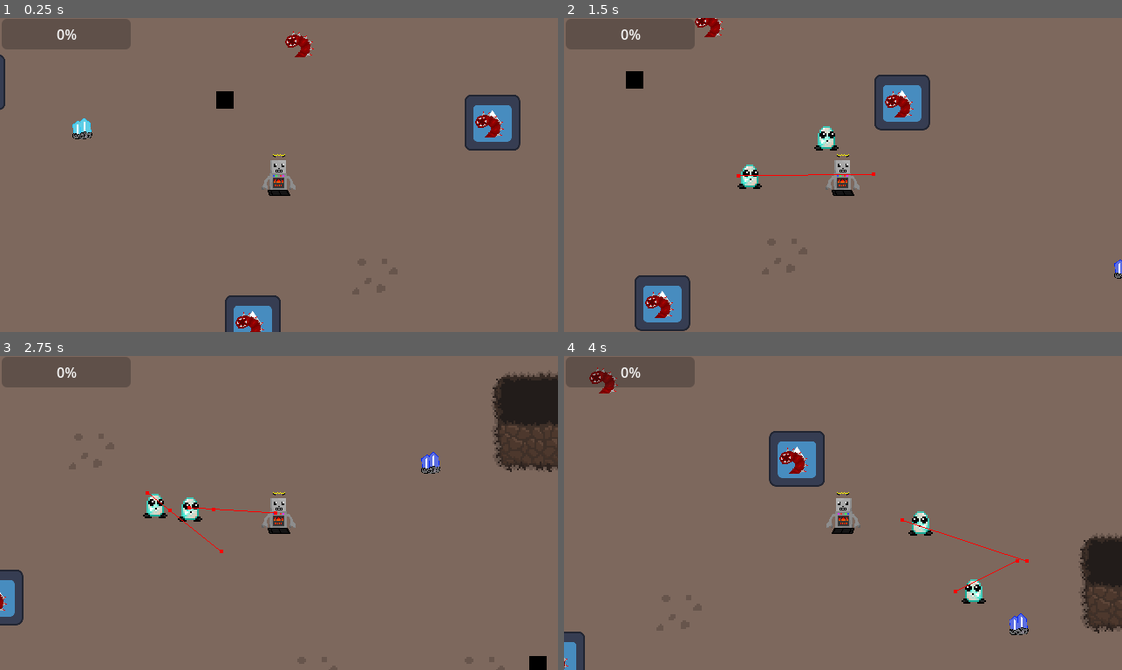
Above: before the commit, frames 1-4 (two rows, left to right).
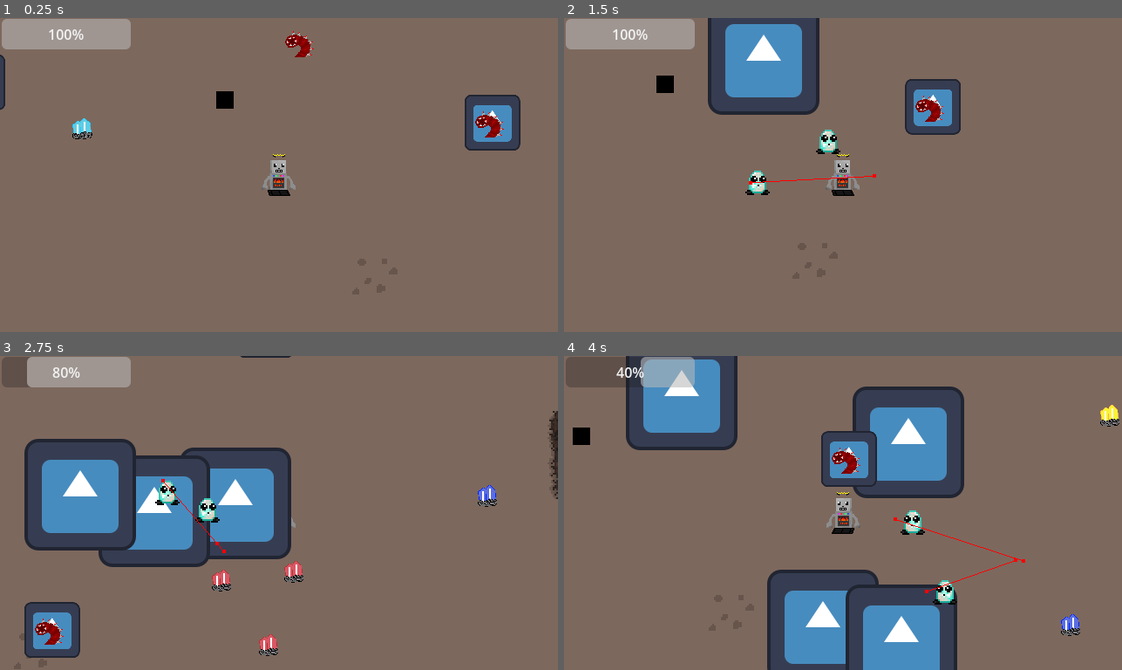
Above: after the commit, the same moments.

Repository: TNT-A/godot-baubleheads-project
Game: Godot game, scene res://testing/testing.tscn
Two runs of this game, one before a commit and one after it. Both use one fixed random seed, a clock stepped at 60 frames per second and the inputs below. The engine's default icon, where the game draws it, is replaced by a stand-in: a white triangle on a blue panel in a dark square.
Inputs (mouse positions are in pixels of both pictures, inside the frame that each line leads up to):
- Up to frame 1 (0.25 s): no input
- Up to frame 2 (1.5 s): tap Enter at 0.5 s; move the mouse to (965, 159) at 0.52 s; hold D (Move_Right) 0.53-1.28 s; tap Shift (Run) at 0.6 s; move the mouse to (731, 190) at 1.27 s; hold S (Move_Down) from 1.28 s (still down); tap Space (Baublehead_Call) at 1.35 s
- Up to frame 3 (2.75 s): tap Shift (Run) at 1.55, 2.3 s; move the mouse to (334, 443) at 2.02 s; release S (Move_Down) at 2.03 s; hold D (Move_Right) from 2.03 s (still down); tap Backspace (Crackhead_Call) at 2.1 s
- Up to frame 4 (4 s): move the mouse to (815, 575) at 2.77 s; release D (Move_Right) at 2.78 s; hold W (Move_Up) 2.78-3.53 s; click (815, 575) at 2.85 s; tap Shift (Run) at 3.05, 3.8 s; move the mouse to (1010, 560) at 3.52 s; hold A (Move_Left) from 3.53 s (still down); hold Right mouse button (Player_Ability_2) from 3.53 s (still down)

The runs differ from the first frame. In frame 1, 3.4% of the frame differs, in the area x 0-51%, y 0-100%; in frame 2, 14%; in frame 3, 26%; in frame 4, 30%, in the area x 0-100%, y 0-100%.

Commit message:
Everything saves and loads correctly whenever you leave a level

Diff:
--- a/Baubles/baublehead.gd
+++ b/Baubles/baublehead.gd
@@ -20,14 +20,13 @@
 var damage : int = 1
 
 func _ready() -> void:
-	speed = player.speed
+	speed = player.stats.speed
 	if type == null:
 		type = load("res://Baubles/bauble_resources/diamond_bauble.tres")
 	$Sprite2D.texture = type.sprite
 	$Sprite2D.scale = Vector2(2,2)
 	self.position = random_location(player.position, 30.0)
 	emit_signal("on_spawned", self)
-	pass
 
 func _physics_process(delta: float) -> void:
 	lose_enemy()
--- a/Enemies/Earthworm/Earthworm.tscn
+++ b/Enemies/Earthworm/Earthworm.tscn
@@ -20,7 +20,7 @@
 size = Vector2(25.5, 25)
 
 [sub_resource type="CircleShape2D" id="CircleShape2D_qvyj8"]
-radius = 157.537
+radius = 371.163
 
 [node name="Earthworm" type="CharacterBody2D" groups=["enemy"]]
 script = ExtResource("1_ebkfr")
--- a/Enemies/Earthworm/crackscript.gd
+++ b/Enemies/Earthworm/crackscript.gd
@@ -9,10 +9,8 @@
 
 
 # Called every frame. 'delta' is the elapsed time since the previous frame.
-func _process(delta):
-
+func _physics_process(delta: float) -> void:
 	global_position -= move*4
-
 	pass
 
 
--- a/Enemies/Earthworm/earthworm.gd
+++ b/Enemies/Earthworm/earthworm.gd
@@ -24,18 +24,13 @@
 func state_transitions():
 	if playerCrackable:
 		state = States.ATTACK
-
-
 	elif true: #change conditional later
 		state = States.MOVE
 
 func state_functions():
 	if state == States.ATTACK:
-
 		if $TimerAttackCooldown.is_stopped():
-
 			$TimerAttackCooldown.wait_time = randf_range(1.2, 2.0)
-
 			$TimerAttackCooldown.start()
 		if attack_time:
 			shoot()
@@ -57,23 +52,13 @@
 func die():
 	queue_free()
 
-
-
-
-
-
 func _on_timer_attack_cooldown_timeout():
 	if playerCrackable:
 		attack_time = true
-	print(attack_time)
-
 
 func _on_area_2d_body_shape_entered(body_rid, body: Node2D, body_shape_index, local_shape_index):
 	if body == Global.player:
 		playerCrackable = true
-		print("player on crack")
-	pass # Replace with function body.
-
 
 func _on_area_2d_body_shape_exited(body_rid, body: Node2D, body_shape_index, local_shape_index):
 	if body == Global.player:
@@ -81,6 +66,3 @@
 		$TimerAttackCooldown.stop()
 		$TimerAttackCooldown.wait_time = randf_range(1.2, 2.0)
 		attack_time = false
-		print("player no longer being cracked")
-
-	pass # Replace with function body.
--- a/Inventory/inventory.gd
+++ b/Inventory/inventory.gd
@@ -34,12 +34,26 @@
 }
 
 func _ready() -> void:
+	SignalBus.item_used.connect(use_item)
 	SignalBus.picked_up.connect(recieve_item)
+	reset_inventory()
+	set_inventory()
 
 func _physics_process(delta: float) -> void:
-	organize_inventory()
+	organize_party()
 
-func organize_inventory():
+func set_inventory():
+	for item in inventory:
+		if Global.pickup_inventory[item] > 0:
+			var item_count = Global.pickup_inventory[item]
+			for number in item_count:
+				add_item(item)
+
+func reset_inventory():
+	for item in inventory:
+		inventory[item] = 0
+
+func organize_party():
 	for slot in partySlots:
 		var global_inventory_slot
 		var global_type_in_slot = null
@@ -71,9 +85,17 @@
 			found_slot = find_empty_slot()
 	return found_slot.slot_number
 
+func use_item(item_resource, slot):
+	var item_type = item_resource.type
+	inventory[item_type] -=1
+
 func recieve_item(item_resource):
 	var target_slot : int
 	if item_resource:
 		inventory[item_resource.type] += 1
 		target_slot = find_slot_with_item(item_resource.type)
 		SignalBus.item_added.emit(item_resource, target_slot)
+
+func add_item(string_type):
+	var item_to_add = load("res://pickups/pickup_resource/item_" + string_type+ ".tres")
+	recieve_item(item_to_add)
--- a/Maps/cave_tilemap.tscn
+++ b/Maps/cave_tilemap.tscn
@@ -1,8 +1,12 @@
-[gd_scene load_steps=5 format=4 uid="uid://dnlsiamufqhvp"]
+[gd_scene load_steps=9 format=4 uid="uid://dnlsiamufqhvp"]
 
 [ext_resource type="TileSet" uid="uid://3fxl7giqa67u" path="res://cave_tileset.tres" id="1_ho417"]
 [ext_resource type="PackedScene" uid="uid://cneonblq7tq5d" path="res://enemy_spawner.tscn" id="2_vrnme"]
 [ext_resource type="PackedScene" uid="uid://02aewb52n510" path="res://floor_exit.tscn" id="3_f8v0e"]
+[ext_resource type="PackedScene" uid="uid://bmgdfffipgdik" path="res://pickups/gemstone_pickup.tscn" id="4_aontj"]
+[ext_resource type="Resource" uid="uid://ctnhj85v2swgr" path="res://pickups/pickup_resource/item_sapphire.tres" id="5_bi6c3"]
+[ext_resource type="Resource" uid="uid://bnqkjk51xm27m" path="res://pickups/pickup_resource/item_ruby.tres" id="6_dgtj2"]
+[ext_resource type="Resource" uid="uid://ewck2wib7hun" path="res://pickups/pickup_resource/item_topaz.tres" id="7_ojrgi"]
 
 [sub_resource type="NavigationPolygon" id="NavigationPolygon_rbath"]
 vertices = PackedVector2Array(87, -40, -656.617, -40, -656.281, -85.0625, 87, -86.2734, 1111, -40, 359, -40, 359, -86.7 …(336 unchanged characters)…
@@ -25,7 +29,43 @@
 navigation_polygon = SubResource("NavigationPolygon_rbath")
 
 [node name="EnemySpawner" parent="." instance=ExtResource("2_vrnme")]
-position = Vector2(208, 478)
+position = Vector2(211, 757)
 
 [node name="FloorExit" parent="." instance=ExtResource("3_f8v0e")]
-position = Vector2(850, 659)
+position = Vector2(897, 754)
+
+[node name="GemstonePickup" parent="." instance=ExtResource("4_aontj")]
+position = Vector2(-333, 263)
+item_resource = ExtResource("5_bi6c3")
+
+[node name="GemstonePickup2" parent="." instance=ExtResource("4_aontj")]
+position = Vector2(-416, 273)
+item_resource = ExtResource("5_bi6c3")
+
+[node name="GemstonePickup3" parent="." instance=ExtResource("4_aontj")]
+position = Vector2(-362, 347)
+item_resource = ExtResource("5_bi6c3")
+
+[node name="GemstonePickup4" parent="." instance=ExtResource("4_aontj")]
+position = Vector2(515, 526)
+item_resource = ExtResource("6_dgtj2")
+
+[node name="GemstonePickup5" parent="." instance=ExtResource("4_aontj")]
+position = Vector2(432, 536)
+item_resource = ExtResource("6_dgtj2")
+
+[node name="GemstonePickup6" parent="." instance=ExtResource("4_aontj")]
+position = Vector2(486, 610)
+item_resource = ExtResource("6_dgtj2")
+
+[node name="GemstonePickup7" parent="." instance=ExtResource("4_aontj")]
+position = Vector2(865, 189)
+item_resource = ExtResource("7_ojrgi")
+
+[node name="GemstonePickup8" parent="." instance=ExtResource("4_aontj")]
+position = Vector2(782, 199)
+item_resource = ExtResource("7_ojrgi")
+
+[node name="GemstonePickup9" parent="." instance=ExtResource("4_aontj")]
+position = Vector2(836, 273)
+item_resource = ExtResource("7_ojrgi")
--- a/baubles/baublehead.gd
+++ b/baubles/baublehead.gd
@@ -20,14 +20,13 @@
 var damage : int = 1
 
 func _ready() -> void:
-	speed = player.speed
+	speed = player.stats.speed
 	if type == null:
 		type = load("res://Baubles/bauble_resources/diamond_bauble.tres")
 	$Sprite2D.texture = type.sprite
 	$Sprite2D.scale = Vector2(2,2)
 	self.position = random_location(player.position, 30.0)
 	emit_signal("on_spawned", self)
-	pass
 
 func _physics_process(delta: float) -> void:
 	lose_enemy()
--- a/enemies/earthworm/Earthworm.tscn
+++ b/enemies/earthworm/Earthworm.tscn
@@ -20,7 +20,7 @@
 size = Vector2(25.5, 25)
 
 [sub_resource type="CircleShape2D" id="CircleShape2D_qvyj8"]
-radius = 157.537
+radius = 371.163
 
 [node name="Earthworm" type="CharacterBody2D" groups=["enemy"]]
 script = ExtResource("1_ebkfr")
--- a/enemies/earthworm/earthworm.gd
+++ b/enemies/earthworm/earthworm.gd
@@ -24,18 +24,13 @@
 func state_transitions():
 	if playerCrackable:
 		state = States.ATTACK
-
-
 	elif true: #change conditional later
 		state = States.MOVE
 
 func state_functions():
 	if state == States.ATTACK:
-
 		if $TimerAttackCooldown.is_stopped():
-
 			$TimerAttackCooldown.wait_time = randf_range(1.2, 2.0)
-
 			$TimerAttackCooldown.start()
 		if attack_time:
 			shoot()
@@ -57,23 +52,13 @@
 func die():
 	queue_free()
 
-
-
-
-
-
 func _on_timer_attack_cooldown_timeout():
 	if playerCrackable:
 		attack_time = true
-	print(attack_time)
-
 
 func _on_area_2d_body_shape_entered(body_rid, body: Node2D, body_shape_index, local_shape_index):
 	if body == Global.player:
 		playerCrackable = true
-		print("player on crack")
-	pass # Replace with function body.
-
 
 func _on_area_2d_body_shape_exited(body_rid, body: Node2D, body_shape_index, local_shape_index):
 	if body == Global.player:
@@ -81,6 +66,3 @@
 		$TimerAttackCooldown.stop()
 		$TimerAttackCooldown.wait_time = randf_range(1.2, 2.0)
 		attack_time = false
-		print("player no longer being cracked")
-
-	pass # Replace with function body.
--- a/floor_exit.gd
+++ b/floor_exit.gd
@@ -6,12 +6,11 @@
 func transition_scenes():
 	SignalBus.emit_signal("scene_transition")
 
-#func check_if_open():
-	#pass
-
 func _on_body_entered(body: Node2D) -> void:
 	if body == player:
 		if exit_open == true:
 			transition_scenes()
+			#print("transitioning")
 		else:
-			print("L bozo")
+			#print("L bozo")
+			pass
--- a/globals/bauble_manager.gd
+++ b/globals/bauble_manager.gd
@@ -12,6 +12,19 @@
 	"opal" : "res://Baubles/bauble_resources/opal_bauble.tres",
 	"diamond" : "res://Baubles/bauble_resources/diamond_bauble.tres",
 	}
+
+var saved_baubles : Array = [
+	null,
+	null,
+	null,
+	null,
+	null,
+	null,
+	null,
+	null,
+	null,
+	null,
+]
 
 var bauble_inventory : Array = [
 	null,
@@ -31,13 +44,14 @@
 	pass
 
 func _physics_process(delta: float) -> void:
+	main = get_tree().current_scene
 	if Input.is_action_just_pressed("Baublehead_Call"):
 		var current_index = find_empty_slot()
 		if current_index is int and current_index < 10:
 			spawn_bauble("opal", current_index)
 	if Input.is_action_just_pressed("Baublehead_Kill"):
 		var current_index = find_full_slot()
-		print(current_index)
+		#print(current_index)
 		if current_index is int and current_index < 10:
 			despawn_bauble(current_index)
 	if Input.is_action_just_pressed("Run"):
@@ -54,7 +68,7 @@
 func find_full_slot():
 	var current_index
 	for slot in bauble_inventory:
-		if slot is not Node:
+		if slot is not Node: # slot == null:
 			pass
 		elif slot is Node:
 			current_index = bauble_inventory.find(slot)
@@ -64,6 +78,21 @@
 func determine_bauble_control(item, party_slot):
 	var item_type = item.type
 	replace_bauble(item_type, party_slot)
+
+func refill_party():
+	main = get_tree().current_scene
+	var slot_count = bauble_inventory.size()
+	for index in slot_count:
+		#var index = saved_baubles.find(bauble)
+		var bauble = saved_baubles[index]
+		if saved_baubles[index] != null:
+			spawn_bauble(bauble, index)
+			#print("real")
+		elif saved_baubles[index] == null:
+			bauble_inventory[index] = null
+			#print("ICANT")
+	#print("refill done")
+	#print(bauble_inventory)
 
 func spawn_bauble(type_of_bauble, slot):
 	var new_bauble = bauble_scene.instantiate()
@@ -89,4 +118,5 @@
 	elif bauble_inventory[slot] == null:
 		spawn_bauble(type_of_bauble, slot)
 	else:
-		print('Nothing to replace')
+		#print('Nothing to replace')
+		pass
--- a/globals/global.gd
+++ b/globals/global.gd
@@ -1,6 +1,21 @@
 extends Node
 
 var player
+
+var player_stats : Dictionary = {
+	max_health = 5,
+	health = 5,
+	speed = 200,
+}
+
+var pickup_inventory : Dictionary = {
+	"ruby" = 0,
+	"topaz" = 0,
+	"sapphire" = 0,
+	"emerald" = 0,
+	"opal" = 0,
+	"diamond" = 0,
+}
 
 func _ready() -> void:
 	pass
--- a/in_game_ui.gd
+++ b/in_game_ui.gd
@@ -9,7 +9,6 @@
 
 func _ready():
 	visible = true
-	SignalBus.scene_transition.connect(change_scene)
 	SignalBus.set_health_bar.connect(set_health_bar)
 	SignalBus.resume_game.connect(pauseMenu)
 	pause_menu.hide()
@@ -46,7 +45,3 @@
 		inventory_menu.show()
 		Engine.time_scale = 1
 	inventory = !inventory
-
-func change_scene():
-	print('ooga booga')
-	pass
--- a/level.gd
+++ b/level.gd
@@ -1,25 +1,57 @@
 extends Node2D
 
-@onready var player : Node = Global.player
+#@onready var player : Node = Global.player
+var current_player : Node
 var current_map : Node
+var current_ui : Node
 
-var this_scene : String = "res://level_manager.tscn"
+var this_scene : PackedScene = preload("res://level_manager.tscn")
 
 var player_scene : PackedScene = preload("res://player/player.tscn")
 var ui_scene : PackedScene = preload("res://in_game_ui.tscn")
 var map_scene : PackedScene
 
 func _ready() -> void:
+	print("level started")
 	SignalBus.scene_transition.connect(switch_maps)
 	choose_map()
+	create_game_scene()
+	BaubleManager.refill_party()
+
+func create_game_scene():
+	var new_ui = ui_scene.instantiate()
+	var new_player = player_scene.instantiate()
 	var new_area = map_scene.instantiate()
-	self.add_child(ui_scene.instantiate())
-	self.add_child(player_scene.instantiate())
+	self.add_child(new_ui)
+	self.add_child(new_player)
 	self.add_child(new_area)
 	current_map = new_area
+	current_player = new_player
+	current_ui = new_ui
 
 func choose_map():
 	map_scene = preload("res://Maps/cave_tilemap.tscn")
 
 func switch_maps():
-	get_tree().change_scene_to_file(this_scene)
+	save_player_stats()
+	save_baubles()
+	save_inventory()
+	get_tree().call_deferred("change_scene_to_packed", this_scene)
+
+func save_player_stats():
+	for stat in Global.player_stats:
+		Global.player_stats[stat] = current_player.stats[stat]
+
+func save_baubles():
+	for bauble in BaubleManager.bauble_inventory:
+		var target = bauble
+		var index = BaubleManager.bauble_inventory.find(bauble)
+		if target != null:
+			BaubleManager.saved_baubles[index] = BaubleManager.bauble_inventory[index].type.type
+		elif target == null:
+			BaubleManager.saved_baubles[index] = null
+
+func save_inventory():
+	var inventory = current_ui.get_child(3).inventory
+	for item in inventory:
+		Global.pickup_inventory[item] = inventory[item]
--- a/player/player.gd
+++ b/player/player.gd
@@ -1,24 +1,32 @@
 extends CharacterBody2D
 
-@export var speed : int = 200
 @export var acceleration : float = .1
 @export var deceleration : float = .1
 
-var health = Max_Health
-const Max_Health = 5
+@export var stats : Dictionary = {
+	max_health = 5,
+	health = 5,
+	speed = 200,
+}
 
 enum States {IDLE, WALKING, RUNNING}
 var state: States = States.IDLE
 
+func _ready() -> void:
+	Global.register_player(self)
+	set_stats()
+	SignalBus.emit_signal("set_health_bar", stats.max_health, stats.health)
+
+func set_stats():
+	Global.register_player(self)
+	for stat in stats:
+		stats[stat] = Global.player_stats[stat]
+
 func change_health(change):
-	health -= change
-	if health <= 0:
-		health = 0
-	SignalBus.emit_signal("set_health_bar", Max_Health, health)
-
-func _ready() -> void:
-	SignalBus.emit_signal("set_health_bar", Max_Health, health)
-	$"/root/Global".register_player(self)
+	stats.health -= change
+	if stats.health <= 0:
+		stats.health = 0
+	SignalBus.emit_signal("set_health_bar", stats.max_health, stats.health)
 
 func _physics_process(delta: float) -> void:
 	state_transition()
@@ -62,7 +70,7 @@
 func walk():
 	var direction : Vector2 = get_direction()
 	if direction.length() > 0:
-		velocity = velocity.lerp(direction.normalized() * speed, acceleration)
+		velocity = velocity.lerp(direction.normalized() * stats.speed, acceleration)
 	else:
 		velocity = velocity.lerp(Vector2.ZERO,deceleration)
 	if velocity.x > 0:
@@ -76,4 +84,3 @@
 	var enemy = area
 	if area.is_in_group("hurts_player"):
 		change_health(enemy.damage_dealt)
-		print(enemy.damage_dealt)
--- a/player/player.tscn
+++ b/player/player.tscn
@@ -15,7 +15,6 @@
 position = Vector2(543, 276)
 collision_mask = 2
 script = ExtResource("1_rjkni")
-speed = 250
 
 [node name="CollisionShape2D" type="CollisionShape2D" parent="."]
 position = Vector2(-1, 1)
--- a/testing/testing.tscn
+++ b/testing/testing.tscn
@@ -4,8 +4,8 @@
 [ext_resource type="Script" path="res://testing/testing.gd" id="1_8ocim"]
 [ext_resource type="PackedScene" uid="uid://dnlsiamufqhvp" path="res://Maps/cave_tilemap.tscn" id="2_ac32q"]
 [ext_resource type="PackedScene" uid="uid://s5mmhv02h0t8" path="res://in_game_ui.tscn" id="4_c0rjo"]
-[ext_resource type="PackedScene" uid="uid://e477mip5fnwt" path="res://Enemies/Earthworm/Earthworm.tscn" id="4_cohp8"]
-[ext_resource type="PackedScene" uid="uid://dfaaxsafo3xgi" path="res://Enemies/Effects/Explosion.tscn" id="9_0emdr"]
+[ext_resource type="PackedScene" uid="uid://e477mip5fnwt" path="res://enemies/earthworm/Earthworm.tscn" id="4_cohp8"]
+[ext_resource type="PackedScene" uid="uid://dfaaxsafo3xgi" path="res://enemies/Effects/Explosion.tscn" id="9_0emdr"]
 [ext_resource type="PackedScene" uid="uid://bmgdfffipgdik" path="res://pickups/gemstone_pickup.tscn" id="9_dcapp"]
 [ext_resource type="PackedScene" uid="uid://cfwscgufalgmj" path="res://bullet.tscn" id="10_gv504"]
 [ext_resource type="Resource" uid="uid://srhbw1bth3p8" path="res://pickups/pickup_resource/item_opal.tres" id="11_ou7st"]
@@ -35,14 +35,14 @@
 position = Vector2(-319, -50)
 script = ExtResource("1_8ocim")
 
+[node name="InGameUI" parent="." instance=ExtResource("4_c0rjo")]
+unique_name_in_owner = true
+visible = false
+
 [node name="CaveTilemap" parent="." instance=ExtResource("2_ac32q")]
 
 [node name="PlayerBody" parent="." instance=ExtResource("1_6ima4")]
 position = Vector2(557, 358)
-
-[node name="InGameUI" parent="." instance=ExtResource("4_c0rjo")]
-unique_name_in_owner = true
-visible = false
 
 [node name="Earthworm" parent="." instance=ExtResource("4_cohp8")]
 position = Vector2(584, 206)
